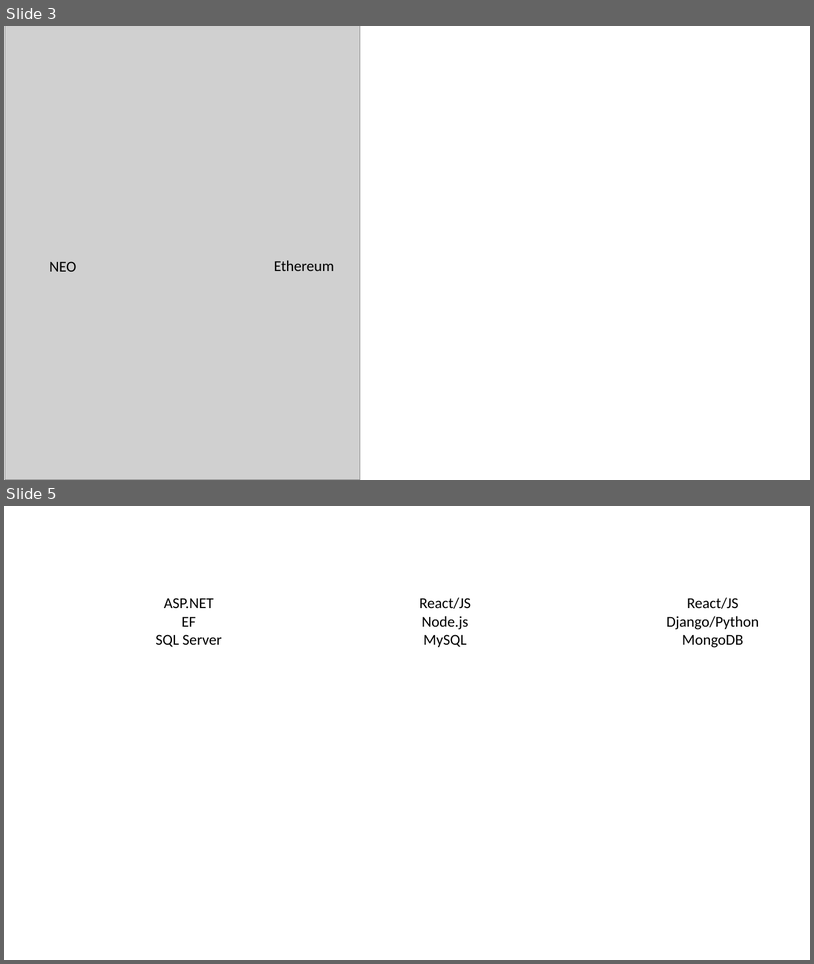
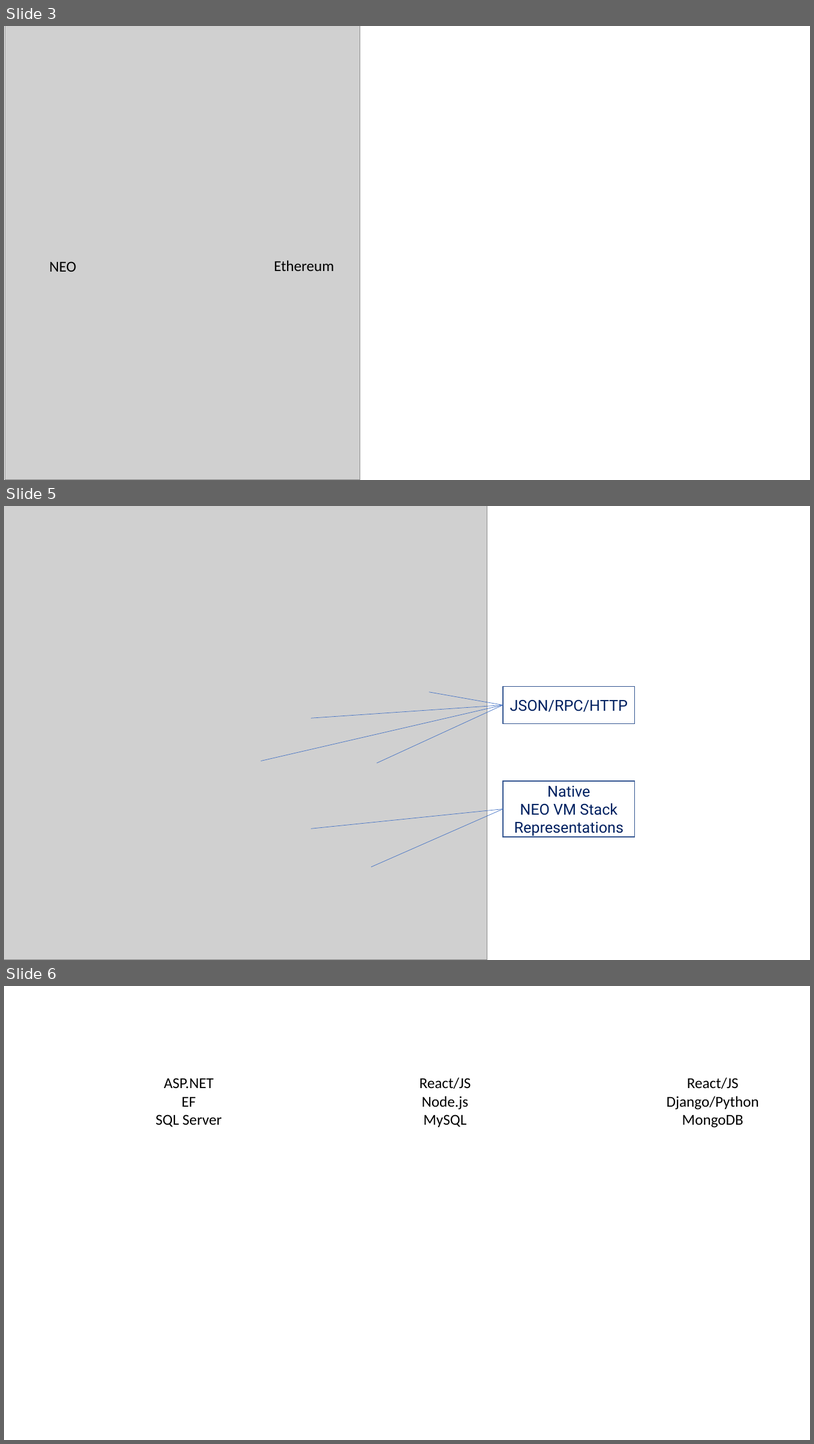
Before and after one commit to mwherman2000/neo-charm, a slide deck: diagrams/neo-charm-2-0-10.pptx. Shown one above the other, each under a label of ours: slides 3 and 5 before the commit, slides 3, 5 and 6 after it; the slides between them are not shown. The pictures are 814x964 and 814x1444 pixels, drawn with LibreOffice and Linux fonts; fonts in the diff are those of the drawing; grey boxes stand for pictures; background and template pictures are left out. Boxes give left, top, right and bottom in pixels: in the first picture for what was removed or moved away, otherwise in the second. Text is boxed around its words. In the diff, an @@ line names an element or a change of style, - is before the commit and + after.

```diff
--- a/diagrams/neo-charm-2-0-10.pptx
+++ b/diagrams/neo-charm-2-0-10.pptx
@@ slide 5 added at (x1=4, y1=506, x2=810, y2=960), background #FFFFFF @@
@@ picture added at (x1=4, y1=506, x2=488, y2=960) @@
@@ group added at (x1=261, y1=686, x2=635, y2=763): 4 lines, 1 rectangle @@
+JSON/RPC/HTTP
@@ rectangle added at (x1=503, y1=781, x2=635, y2=837), outline #325491 1 pt, 18 pt, text #002060 @@
+Native
+NEO VM Stack Representations
@@ line added from (503, 809) to (311, 828), #4472C4 0.5 pt @@
@@ line added from (503, 809) to (371, 867), #4472C4 0.5 pt @@
@@ what was slide 5 is now slide 6 @@
```
Also in this commit, not shown: 1 slide changed, 3 other files.
